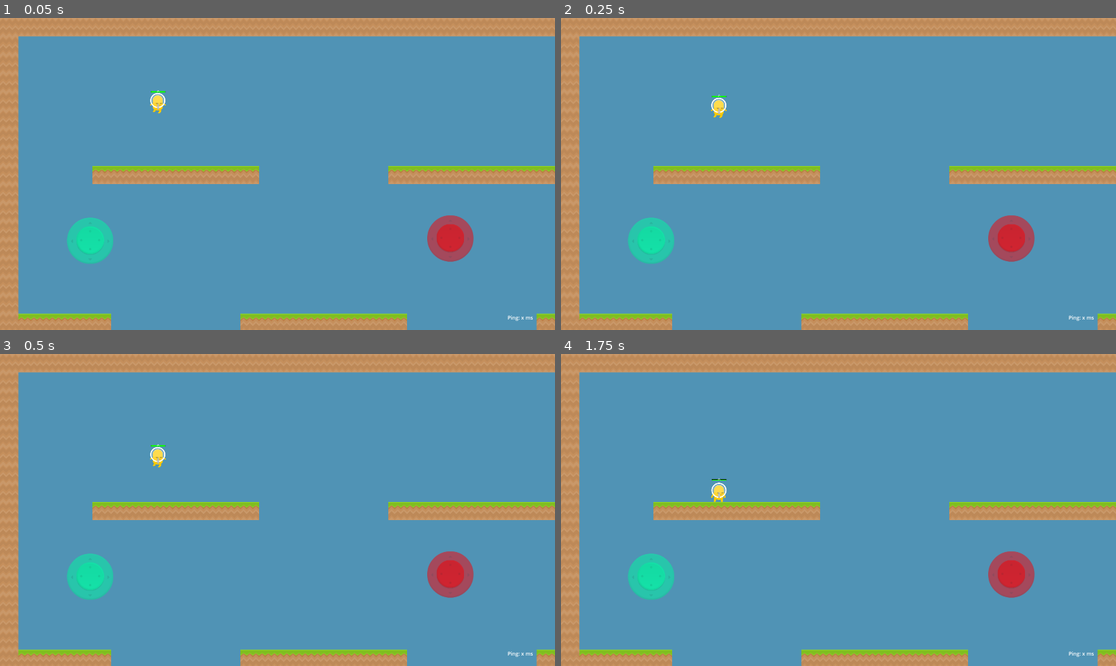
Above: before the commit, frames 1-4 (two rows, left to right).
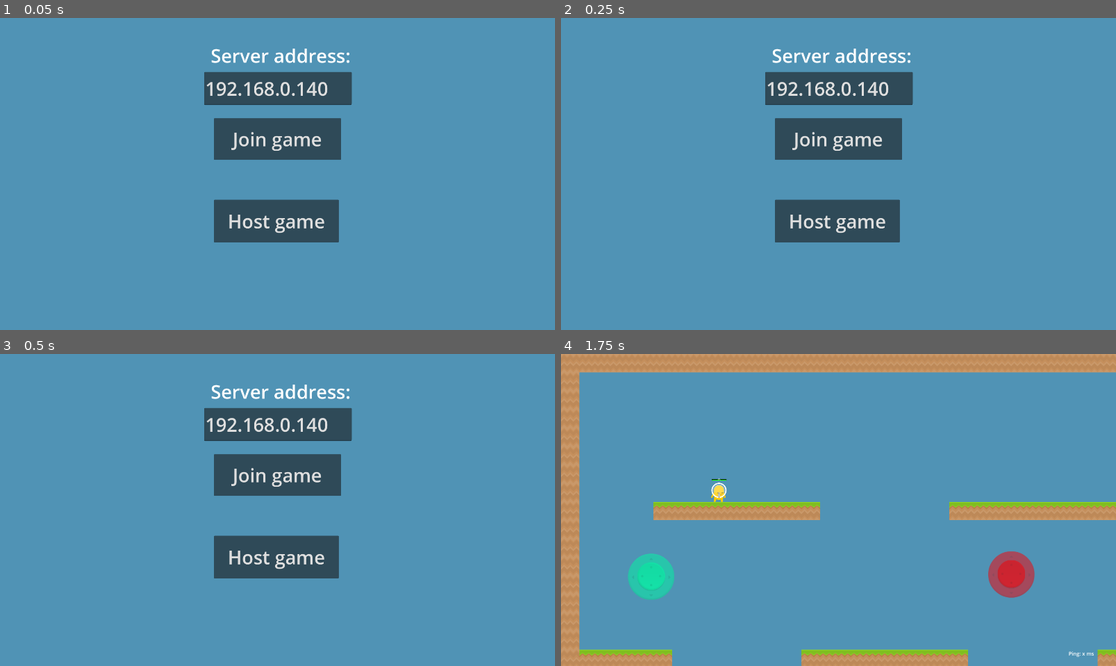
Above: after the commit, the same moments.

Repository: pekuja/rocket-tag-mobile
Game: Godot game, scene res://scenes/main_menu.tscn
The game is run twice, just before and just after one commit, with the same random seed, the same clock (stepped at 60 frames per second) and the same inputs. Before the commit the project starts from res://scenes/Main.tscn.
Inputs (mouse positions are in pixels of both pictures, inside the frame that each line leads up to):
- Up to frame 1 (0.05 s): no input
- Up to frame 2 (0.25 s): no input
- Up to frame 3 (0.5 s): no input
- Up to frame 4 (1.75 s): click (838, 475) at 0.5 s, where only the run after the commit has a clickable "Join game"; move the mouse to (960, 494) at 1.27 s; click (960, 494) at 1.42 s

The runs differ from the first frame. In frame 1, 27% of the frame differs, in the area x 0-100%, y 0-100%; in frame 2, 27%; in frame 3, 27%; in frame 4, nothing differs.

Commit message:
Main menu now loads either server or client from the two buttons
Made the main menu load the server scene or the client scene depending on which button the player presses. This exposed an issue where I was still relying on my custom "server" feature tag to choose which camera mode to use, so I added a boolean variable for it instead, which is now different for the camera script in the Client and Server scenes, so each uses the right camera mode.

Diff:
--- a/project.godot
+++ b/project.godot
@@ -11,7 +11,7 @@
 [application]
 
 config/name="Rocket Tag Mobile"
-run/main_scene="res://scenes/Main.tscn"
+run/main_scene="res://scenes/main_menu.tscn"
 config/features=PackedStringArray("4.3", "Mobile")
 config/icon="res://icon.svg"
 
--- a/scenes/Server.tscn
+++ b/scenes/Server.tscn
@@ -19,5 +19,6 @@
 position = Vector2(960, 540)
 script = ExtResource("2_edbwd")
 tileMap = NodePath("../Level")
+spectatorCamera = true
 
 [node name="Level" parent="." instance=ExtResource("3_bjrr0")]
--- a/scenes/main_menu.gd
+++ b/scenes/main_menu.gd
@@ -1,24 +1,18 @@
 extends Control
 
-@export var main_scene : PackedScene
-
-# Called when the node enters the scene tree for the first time.
-func _ready() -> void:
-	pass # Replace with function body.
-
-
-# Called every frame. 'delta' is the elapsed time since the previous frame.
-func _process(delta: float) -> void:
-	pass
+@export var server_scene : PackedScene
+@export var client_scene : PackedScene
 
 func _on_join_game_pressed() -> void:
-	var main = main_scene.instantiate()
+	var scene = client_scene.instantiate()
+	scene.name = "Sync"
 	var root = get_tree().get_root()
-	root.add_child(main)
+	root.add_child(scene)
 	hide()
 
 func _on_host_game_pressed() -> void:
-	var main = main_scene.instantiate()
+	var scene = server_scene.instantiate()
+	scene.name = "Sync"
 	var root = get_tree().get_root()
-	root.add_child(main)
+	root.add_child(scene)
 	hide()
--- a/scenes/main_menu.tscn
+++ b/scenes/main_menu.tscn
@@ -1,8 +1,9 @@
-[gd_scene load_steps=4 format=3 uid="uid://bgcc1ng7uhng1"]
+[gd_scene load_steps=5 format=3 uid="uid://bgcc1ng7uhng1"]
 
 [ext_resource type="Theme" uid="uid://nhqrcqxgcjis" path="res://ui_theme.tres" id="1_0x6nd"]
 [ext_resource type="Script" path="res://scenes/main_menu.gd" id="1_ml288"]
-[ext_resource type="PackedScene" uid="uid://cqvfl2xj5v8dq" path="res://scenes/Main.tscn" id="2_kd50u"]
+[ext_resource type="PackedScene" uid="uid://qmofemihhiaa" path="res://scenes/Server.tscn" id="2_xc8l4"]
+[ext_resource type="PackedScene" uid="uid://b2ljetvkaygbm" path="res://scenes/Client.tscn" id="3_6bhb5"]
 
 [node name="Main Menu" type="Control"]
 layout_mode = 3
@@ -12,7 +13,8 @@
 grow_horizontal = 2
 grow_vertical = 2
 script = ExtResource("1_ml288")
-main_scene = ExtResource("2_kd50u")
+server_scene = ExtResource("2_xc8l4")
+client_scene = ExtResource("3_6bhb5")
 
 [node name="Button" type="Button" parent="."]
 layout_mode = 0
--- a/scenes/set_camera_zoom.gd
+++ b/scenes/set_camera_zoom.gd
@@ -2,6 +2,7 @@
 
 @export var local_player : LocalPlayer
 @export var tileMap : TileMapLayer
+@export var spectatorCamera : bool = false
 
 const BASE_WIDTH = 3840.0
 const BASE_HEIGHT = 2160.0
@@ -35,7 +36,7 @@
 		_unzoomedViewportSize = Vector2i(int(BASE_WIDTH * h_scale / v_scale), int(BASE_HEIGHT))
 
 func _process(_delta):
-	if OS.has_feature("server"):
+	if spectatorCamera:
 		var average_pos = Vector2(0,0)
 		var min_pos = Vector2(INF, INF)
 		var max_pos = Vector2(-INF, -INF)
